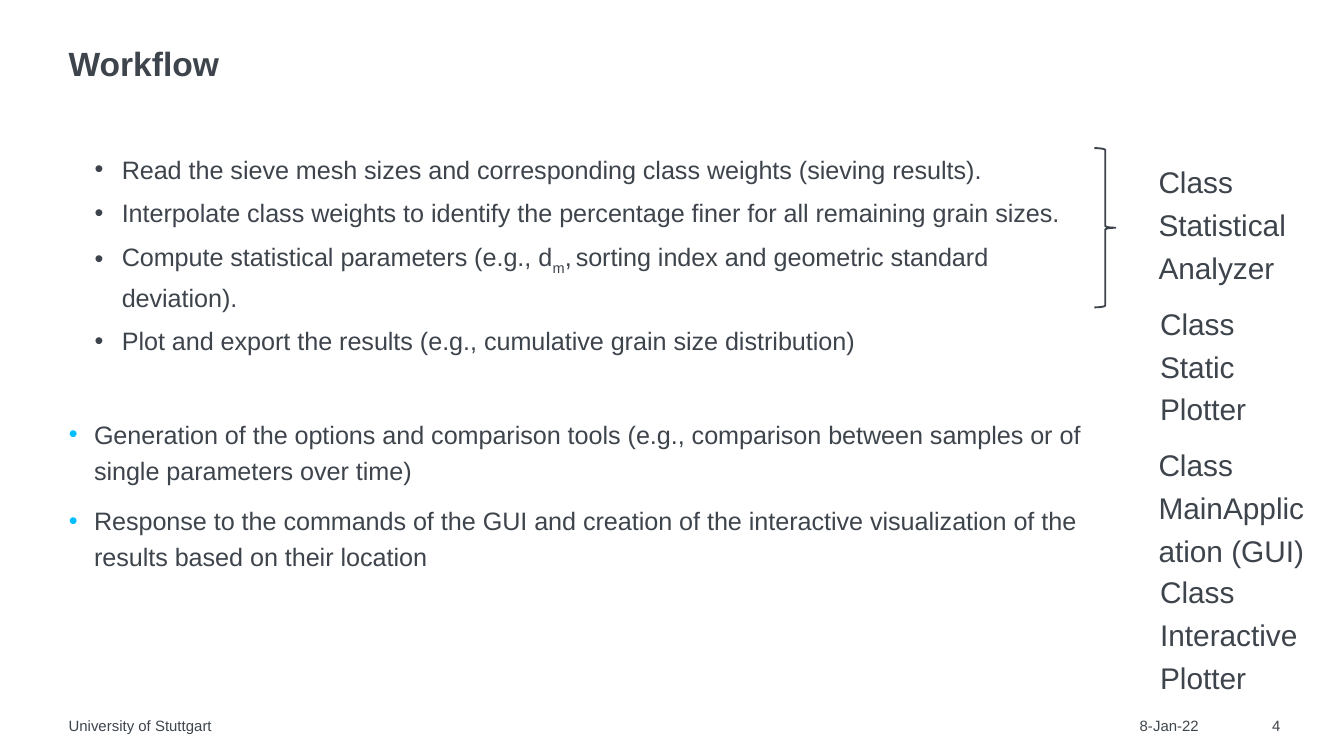
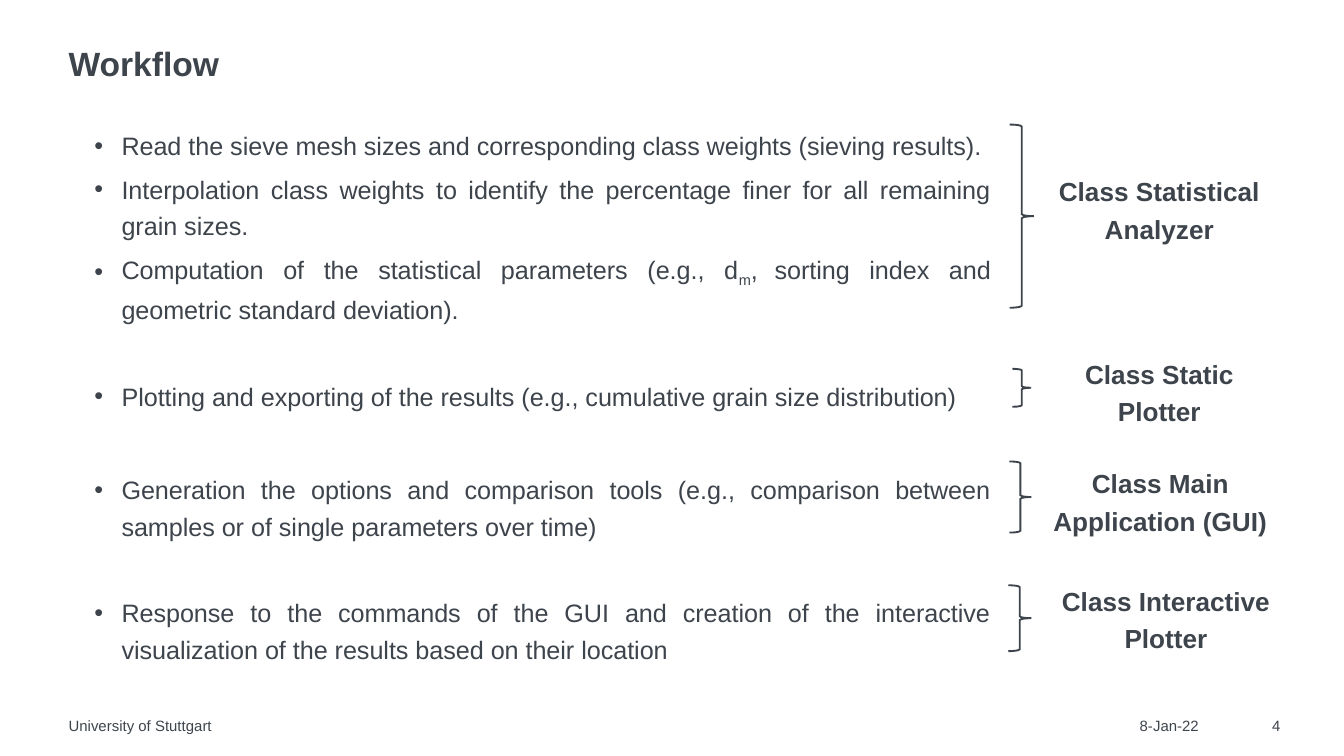
Before and after one commit to federicascolari8/PythonProject, a slide deck: slide 4 of First_Presentation.pptx. Drawn at 1344x756 pixels with LibreOffice and Linux fonts; fonts in the diff are those of the drawing. Boxes give left, top, right and bottom in pixels: in the first picture for what was removed or moved away, otherwise in the second. Text is boxed around its words. In the diff, an @@ line names an element or a change of style, - is before the commit and + after.

```diff
--- a/First_Presentation.pptx
+++ b/First_Presentation.pptx
@@ text "Read the sieve mesh sizes ...": place and size @@
-text "Read the sieve mesh sizes ..." at <box>94,160,1081,567</box>
+text "Read the sieve mesh sizes ..." at <box>122,136,991,660</box>
@@ text at <box>122,136,990,660</box>: alignment left to justified; list level 1 to 2 in "Response to the commands of ..."; bullet colour #00BEFF to #3E444C @@
@@ right brace: place and size @@
-right brace at <box>1094,148,1116,308</box>
+right brace at <box>1009,125,1034,308</box>
@@ text "Class Statistical Analyzer": place and size @@
-text "Class Statistical Analyzer" at <box>1159,171,1286,284</box>
+text "Class Statistical Analyzer" at <box>1059,182,1260,244</box>
@@ text at <box>122,180,991,541</box>: text changed @@
-  • Interpolate class weights to identify the percentage finer for all remaining grain sizes.
-  • Compute statistical parameters (e.g., dm, sorting index and geometric standard deviation).
-  • Plot and export the results (e.g., cumulative grain size distribution)
-• Generation of the options and comparison tools (e.g., comparison between samples or of single parameters over time)
+  • Interpolation class weights to identify the percentage finer for all remaining grain sizes.
+  • Computation of the statistical parameters (e.g., dm, sorting index and geometric standard deviation).
+  • Plotting and exporting of the results (e.g., cumulative grain size distribution)
+  • Generation the options and comparison tools (e.g., comparison between samples or of single parameters over time)
@@ size 16 to 14 pt, bold on; alignment left to centre in 3 elements at <box>1062,592,1270,649</box>, <box>1059,182,1260,244</box>, <box>1085,365,1233,422</box> @@
@@ text "Class Static Plotter": place and size @@
-text "Class Static Plotter" at <box>1160,313,1246,421</box>
+text "Class Static Plotter" at <box>1085,365,1233,422</box>
@@ right brace added at <box>1012,368,1031,406</box>, outline #3E444C 1 pt @@
@@ right brace added at <box>1009,461,1031,532</box>, outline #3E444C 1 pt @@
@@ text at <box>1053,474,1267,537</box>: text changed; size 16 to 14 pt; bold on @@
-Class MainApplication (GUI)
+Class Main Application (GUI)
@@ right brace added at <box>1008,586,1031,652</box>, outline #3E444C 1 pt @@
@@ text "Class Interactive Plotter": place and size @@
-text "Class Interactive Plotter" at <box>1160,581,1297,690</box>
+text "Class Interactive Plotter" at <box>1062,592,1270,649</box>
```
Also in this commit, not shown: 2 other slides changed, 1 slide added, 1 slide removed.
